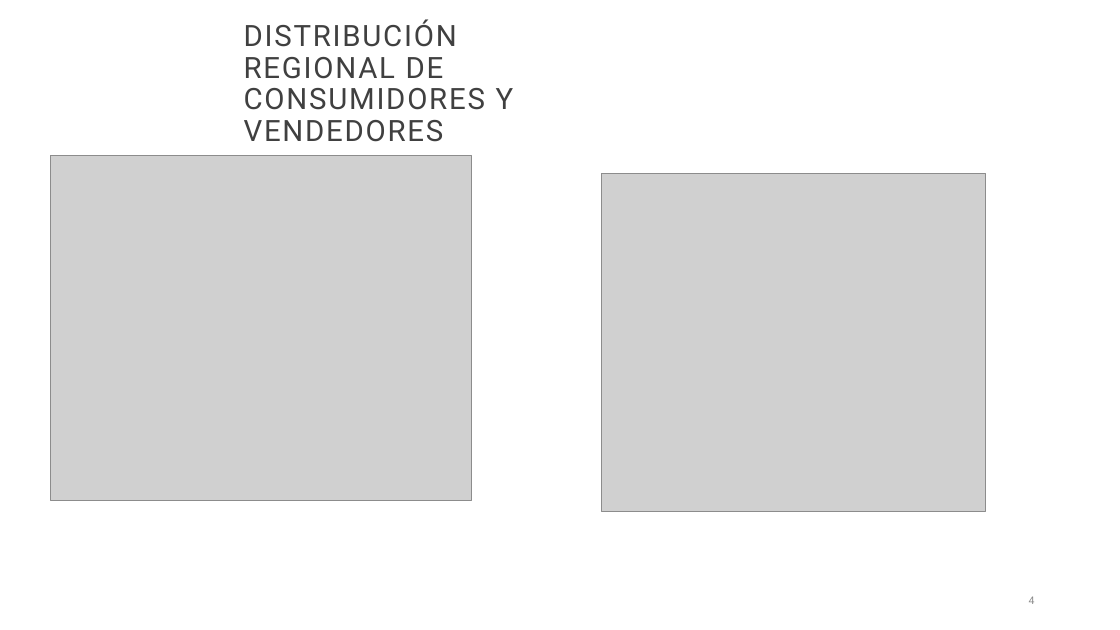
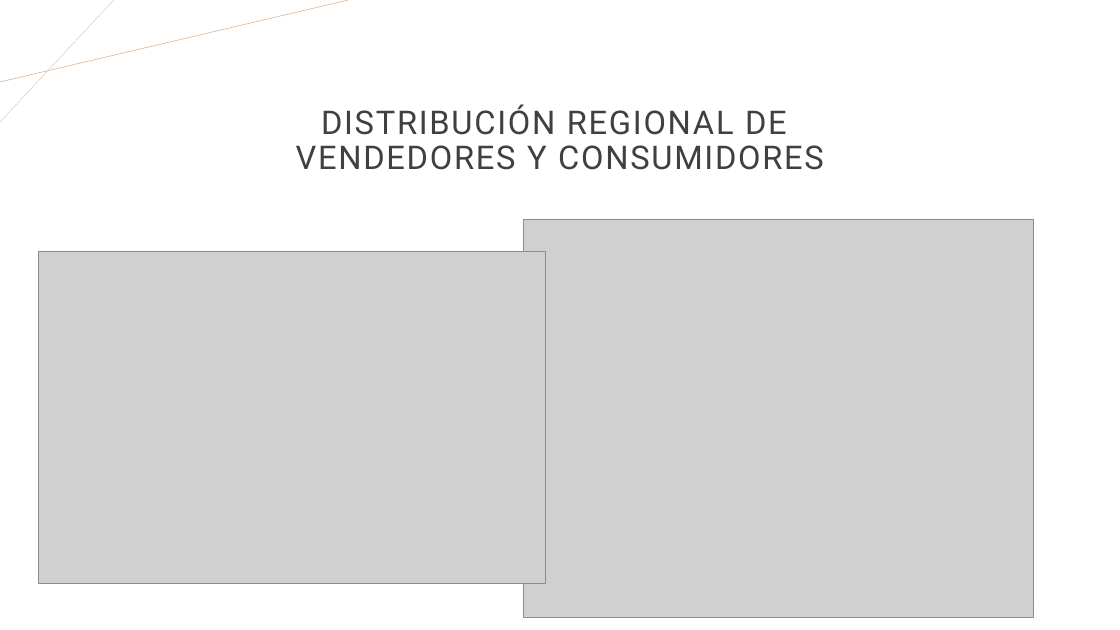
Before and after one commit to AlbertoLandinWork/PG-Olist-grupo12, a slide deck: slide 4 of presentaciones/Presentacion_Semana3.pptx. Drawn at 1120x630 pixels with LibreOffice and Linux fonts; fonts in the diff are those of the drawing; grey boxes stand for pictures; background and template pictures are left out. Boxes give left, top, right and bottom in pixels: in the first picture for what was removed or moved away, otherwise in the second. Text is boxed around its words. In the diff, an @@ line names an element or a change of style, - is before the commit and + after.

```diff
--- a/presentaciones/Presentacion_Semana3.pptx
+++ b/presentaciones/Presentacion_Semana3.pptx
@@ line added from (113, 0) to (0, 122), #E2B18D 0.25 pt @@
@@ line added from (349, 0) to (0, 82), #E2B18D 0.5 pt @@
@@ title "DISTRIBUCIÓN REGIONAL DE VENDEDORES Y ..." at [296, 104, 824, 170]: vertical alignment bottom to middle @@
@@ title at [296, 104, 824, 170]: text changed; size 25.2 to 28 pt @@
-DISTRIBUCIÓN REGIONAL DE CONSUMIDORES Y VENDEDORES
+DISTRIBUCIÓN REGIONAL DE
+VENDEDORES Y CONSUMIDORES
@@ picture: place and size @@
-picture at [602, 173, 986, 511]
+picture at [523, 220, 1033, 618]
@@ picture: place and size @@
-picture at [51, 155, 472, 500]
+picture at [39, 251, 545, 584]
@@ page number at [1029, 595, 1035, 608]: more space between paragraphs @@
```
Also in this commit, not shown: 1 slide added.
